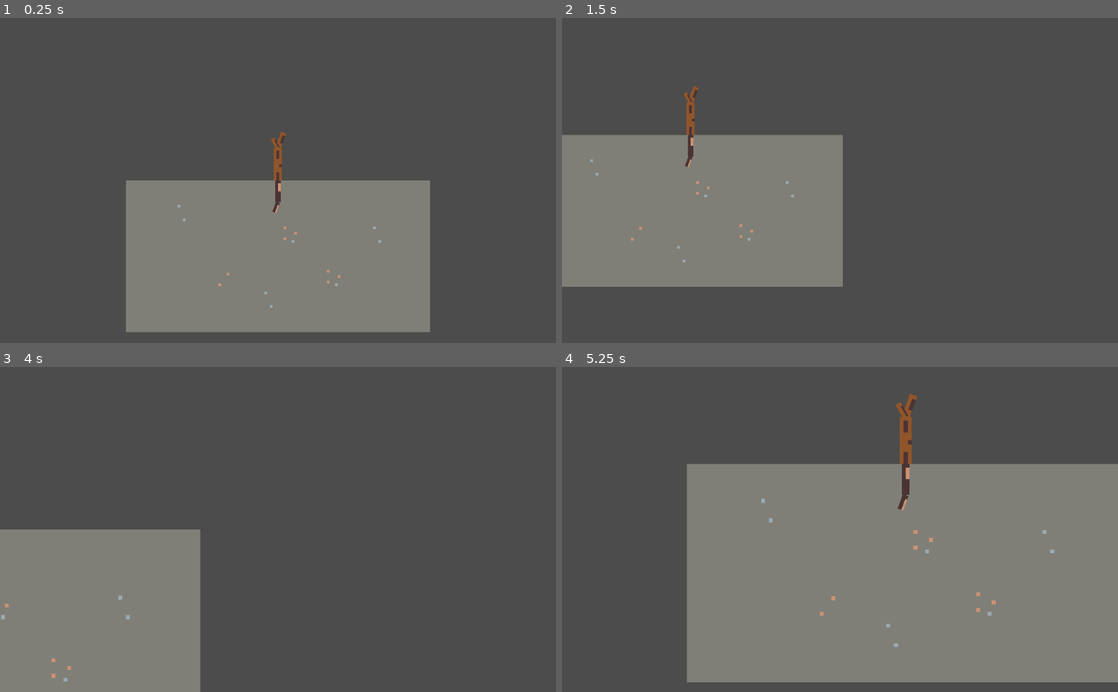
Above: before the commit, frames 1-4 (two rows, left to right).
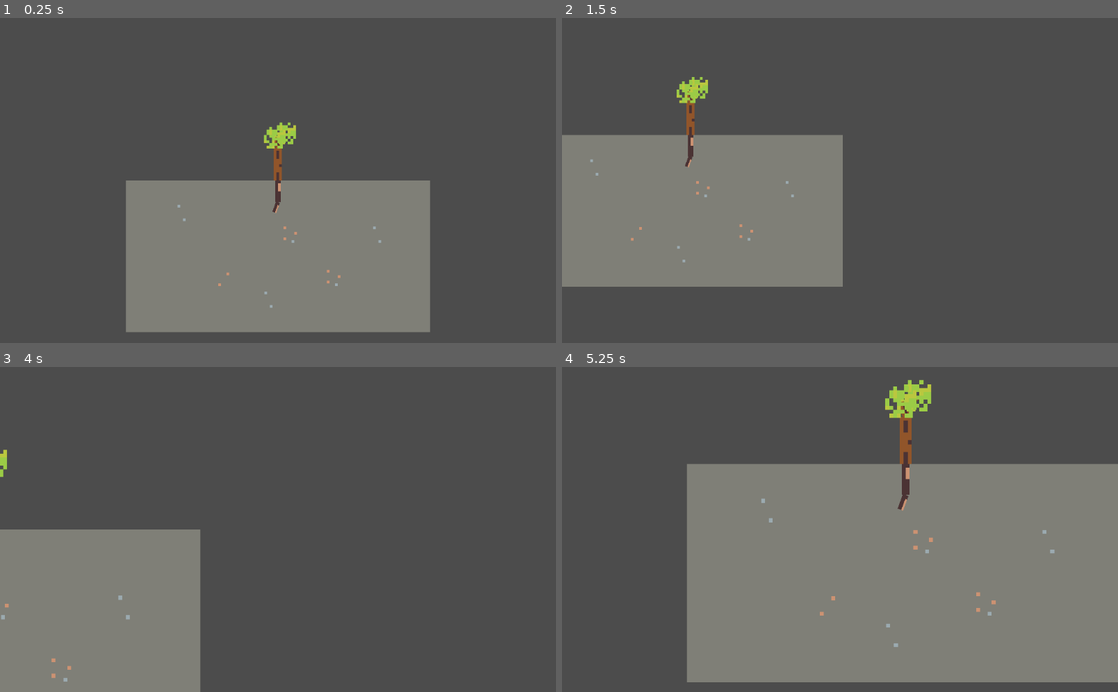
Above: after the commit, the same moments.

Repository: martindzejky/my-little-tree
Game: Godot game, scene res://scenes/main.tscn
Two runs of this game, one before a commit and one after it. Both use one fixed random seed, a clock stepped at 60 frames per second and the inputs below.
Inputs (mouse positions are in pixels of both pictures, inside the frame that each line leads up to):
- Up to frame 1 (0.25 s): no input
- Up to frame 2 (1.5 s): tap Enter at 0.5 s; move the mouse to (962, 164) at 0.52 s; hold D (move_right) 0.53-1.28 s; tap Mouse wheel up (zoom_in) at 0.6 s; move the mouse to (728, 196) at 1.27 s; hold S (move_down) from 1.28 s (still down); tap Mouse wheel down (zoom_out) at 1.35 s
- Up to frame 3 (4 s): move the mouse to (333, 458) at 2.02 s; release S (move_down) at 2.03 s; hold D (move_right) 2.03-2.78 s; tap Mouse wheel up (zoom_in) at 2.1, 3.6 s; move the mouse to (250, 594) at 2.77 s; hold W (move_up) 2.78-3.53 s; tap Mouse wheel down (zoom_out) at 2.85 s; move the mouse to (444, 578) at 3.52 s; hold A (move_left) from 3.53 s (still down)
- Up to frame 4 (5.25 s): move the mouse to (673, 480) at 4.27 s; tap Mouse wheel down (zoom_out) at 4.35 s; move the mouse to (867, 529) at 5.02 s; release A (move_left) at 5.03 s; hold S (move_down) from 5.03 s (still down); tap Mouse wheel up (zoom_in) at 5.1 s

The runs differ from the first frame. In frame 1, 0.3% of the frame differs, in the area x 47-54%, y 32-41%; in frame 2, 0.3%; in frame 3, less than 0.1%; in frame 4, 0.6%, in the area x 58-67%, y 3-16%.

Commit message:
add leaves

Diff:
--- a/objects/branch.tscn
+++ b/objects/branch.tscn
@@ -1,17 +1,14 @@
 [gd_scene load_steps=4 format=2]
 
-[ext_resource path="res://sprites/wood.png" type="Texture" id=1]
-[ext_resource path="res://scripts/branch.gd" type="Script" id=2]
-[ext_resource path="res://scripts/branchSprite.gd" type="Script" id=3]
+[ext_resource path="res://objects/branchBase.tscn" type="PackedScene" id=1]
+[ext_resource path="res://sprites/leaves.png" type="Texture" id=2]
+[ext_resource path="res://scripts/leaves.gd" type="Script" id=3]
 
-[node name="root" type="Node2D"]
-script = ExtResource( 2 )
+[node name="root" instance=ExtResource( 1 )]
 growDirection = -1
 
-[node name="sprite" type="Sprite" parent="."]
-texture = ExtResource( 1 )
-region_enabled = true
-region_rect = Rect2( 0, 0, 8, 8 )
+[node name="leaves" type="Node2D" parent="." index="2"]
 script = ExtResource( 3 )
 
-[node name="children" type="Node2D" parent="."]
+[node name="sprite" type="Sprite" parent="leaves" index="0"]
+texture = ExtResource( 2 )
--- /dev/null
+++ b/objects/branchBase.tscn
@@ -0,0 +1,16 @@
+[gd_scene load_steps=4 format=2]
+
+[ext_resource path="res://sprites/wood.png" type="Texture" id=1]
+[ext_resource path="res://scripts/branch.gd" type="Script" id=2]
+[ext_resource path="res://scripts/branchSprite.gd" type="Script" id=3]
+
+[node name="root" type="Node2D"]
+script = ExtResource( 2 )
+
+[node name="sprite" type="Sprite" parent="."]
+texture = ExtResource( 1 )
+region_enabled = true
+region_rect = Rect2( 0, 0, 8, 8 )
+script = ExtResource( 3 )
+
+[node name="children" type="Node2D" parent="."]
--- a/objects/root.tscn
+++ b/objects/root.tscn
@@ -1,6 +1,6 @@
 [gd_scene load_steps=3 format=2]
 
-[ext_resource path="res://objects/branch.tscn" type="PackedScene" id=1]
+[ext_resource path="res://objects/branchBase.tscn" type="PackedScene" id=1]
 [ext_resource path="res://sprites/root.png" type="Texture" id=2]
 
 [node name="root" instance=ExtResource( 1 )]
--- a/objects/tree.tscn
+++ b/objects/tree.tscn
@@ -11,13 +11,13 @@
 length = 12.0
 thickness = 3.0
 
-[node name="branch" parent="branches/trunk/children" index="0" instance=ExtResource( 1 )]
-rotation = 0.349066
+[node name="branch1" parent="branches/trunk/children" index="0" instance=ExtResource( 1 )]
+rotation = 0.436332
 length = 6.0
 thickness = 2.0
 
 [node name="branch2" parent="branches/trunk/children" index="1" instance=ExtResource( 1 )]
-rotation = -0.523599
+rotation = -0.314159
 length = 4.0
 thickness = 1.5
 
--- a/scripts/branch.gd
+++ b/scripts/branch.gd
@@ -32,3 +32,7 @@
         return
 
     position.y = parent.growDirection * parent.length
+
+# checks whether this is last branch in the tree
+func isLeaf() -> bool:
+    return $children.get_child_count() == 0
--- /dev/null
+++ b/scripts/leaves.gd
@@ -0,0 +1,14 @@
+extends Node2D
+
+func _process(delta):
+    var parent: Branch = get_parent()
+    assert(parent is Branch, "leaves are not in a branch")
+
+    # show or hide the leaves if we are on a leaf branch
+    $sprite.visible = parent.isLeaf()
+
+    # move leaves to the end of the branch
+    $sprite.position.y = parent.growDirection * parent.length
+
+    # rotate them so they are always straight
+    $sprite.rotation_degrees = -parent.rotation_degrees
Renamed: sprites/leaf.aseprite -> sprites/leaves.aseprite
Renamed: sprites/leaf.png -> sprites/leaves.png
Not shown, changed: sprites/leaves.png.import
